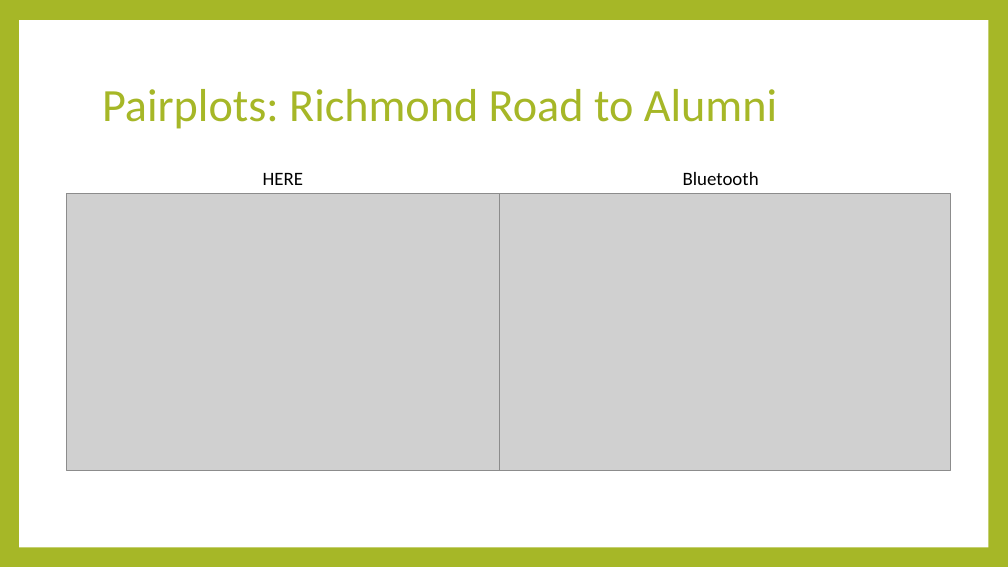
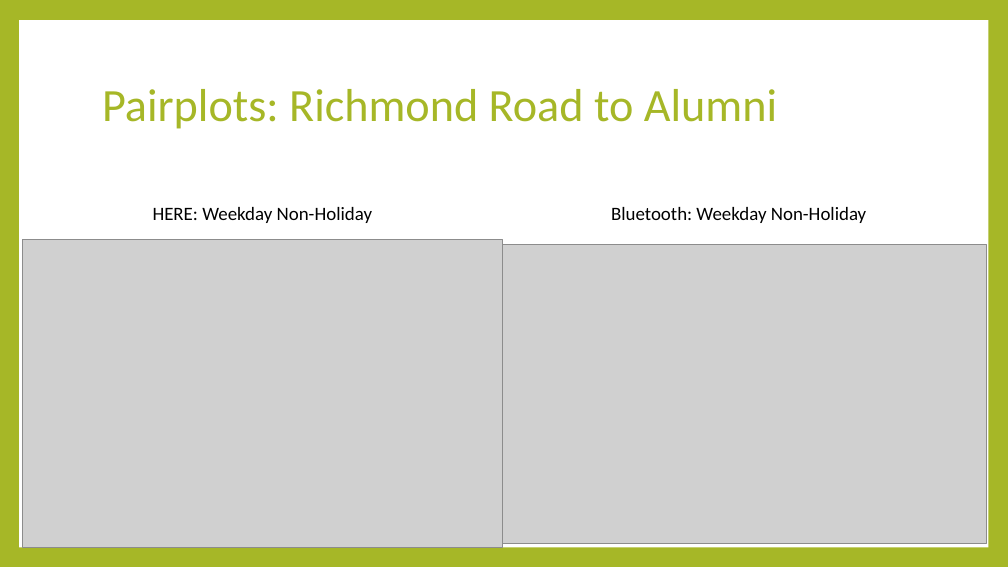
Before and after one commit to jdbr223/ce599-s17, a slide deck: slide 12 of CE599_JB_Project/A Comparative Study of GPS and Bluetooth Speed Data ALong Man O War Boulevard.pptx (slide 9 before the commit). Drawn at 1008x567 pixels with LibreOffice and Linux fonts; fonts in the diff are those of the drawing; grey boxes stand for pictures. Boxes give left, top, right and bottom in pixels: in the first picture for what was removed or moved away, otherwise in the second. Text is boxed around its words. In the diff, an @@ line names an element or a change of style, - is before the commit and + after.

```diff
--- a/CE599_JB_Project/A Comparative Study of GPS and Bluetooth Speed Data ALong Man O War Boulevard.pptx
+++ b/CE599_JB_Project/A Comparative Study of GPS and Bluetooth Speed Data ALong Man O War Boulevard.pptx
@@ text at bbox=[153, 207, 372, 223]: text changed @@
-HERE
+HERE: Weekday Non-Holiday
@@ text at bbox=[611, 207, 866, 223]: text changed @@
-Bluetooth
+Bluetooth: Weekday Non-Holiday
@@ picture: place and size @@
-picture at bbox=[67, 193, 500, 470]
+picture at bbox=[22, 240, 503, 547]
@@ picture: place and size @@
-picture at bbox=[492, 193, 951, 470]
+picture at bbox=[492, 244, 987, 544]
```
Also in this commit, not shown: 9 other slides changed, 2 slides added, 1 slide removed.
